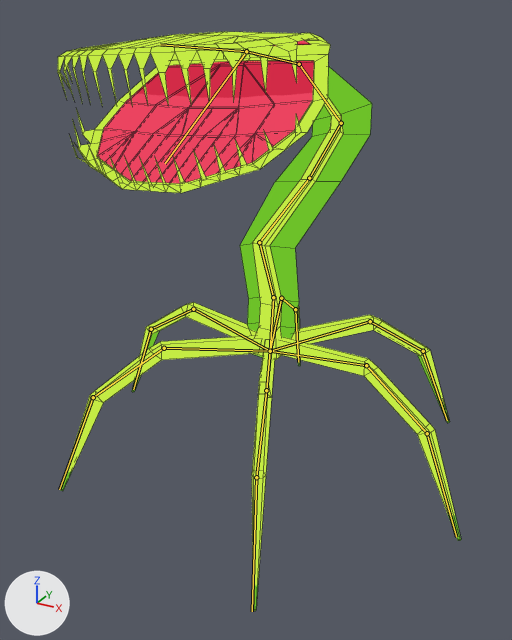
Renders of the Blender file assets/models/plant.blend from each side of a commit.
Both versions are drawn from a 50 mm camera at (1.52, -2.91, 2.25) aimed at (-0.03, -0.1, 0.85). Arrows for +X, +Y and +Z are at lower left; the lights stay in place. Both versions are drawn at frame 49 of the action 'Idle'; the numbers are the values there. The bones that bend it are drawn over the model as lines. Mesh edges are drawn as thin lines.
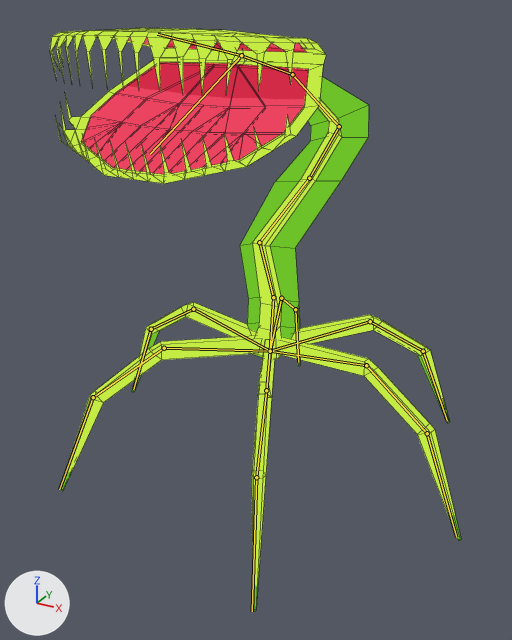
Boxes [x1, y1, x2, y2] around the edits, measured in the pictures (512 x 640 px):
```json
{"object": "Cube", "change": "posed", "before": [58, 32, 372, 360], "after": [50, 28, 369, 360]}
{"bone": "neck2", "before": "(309, 178) to (341, 123)", "after": "(309, 178) to (339, 126)"}
{"bone": "neck1", "before": "(341, 123) to (299, 64)", "after": "(339, 126) to (292, 74)"}
{"bone": "neck0", "before": "(299, 64) to (246, 51)", "after": "(292, 74) to (241, 55)"}
```

Scene script edits in JSON lines:
```json
{"block": "bone_neck2", "where": "bone_neck2 = bpy.data.objects['Armature'].pose.bones['neck2']  # child of 'neck3'"}
{"op": "set", "path": "bone_neck2.rotation_quaternion", "old": "(0.997, -0.017, 0.007, -0.028)", "new": "(1.0, 0.0, 0.0, 0.0)", "note": "degrees (-2, 1, -3) -> degrees (0, 0, 0)"}
{"block": "bone_neck1", "where": "bone_neck1 = bpy.data.objects['Armature'].pose.bones['neck1']  # child of 'neck2'"}
{"op": "set", "path": "bone_neck1.rotation_quaternion", "old": "(0.973, -0.005, 0.036, 0.073)", "new": "(1.0, 0.0, 0.0, 0.0)", "note": "degrees (0, 4, 9) -> degrees (0, 0, 0)"}
{"block": "bone_neck0", "where": "bone_neck0 = bpy.data.objects['Armature'].pose.bones['neck0']  # child of 'neck1'"}
{"op": "set", "path": "bone_neck0.rotation_quaternion", "old": "(0.979, 0.016, -0.004, -0.11)", "new": "(1.0, 0.0, 0.0, 0.0)", "note": "degrees (2, 0, -13) -> degrees (0, 0, 0)"}
```
